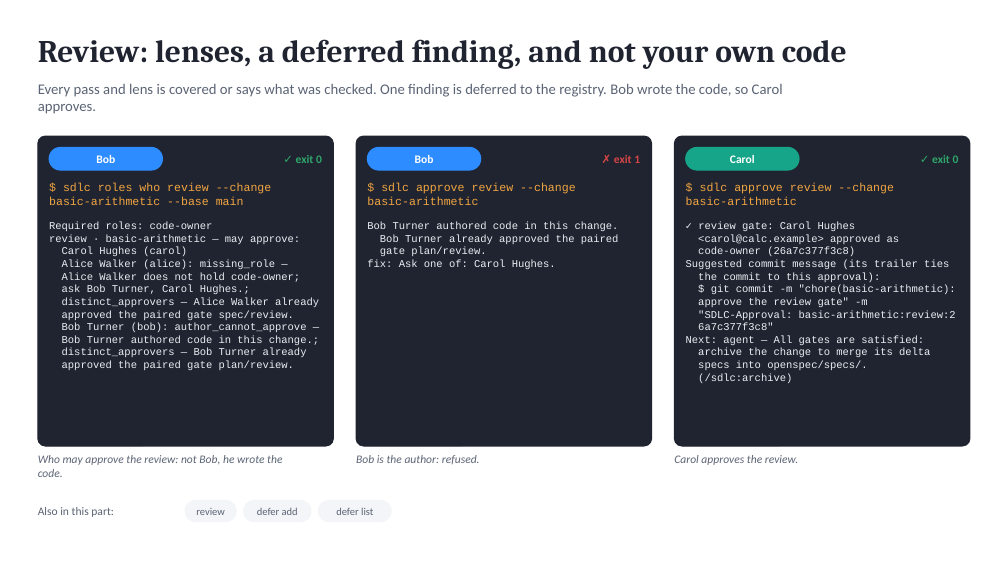
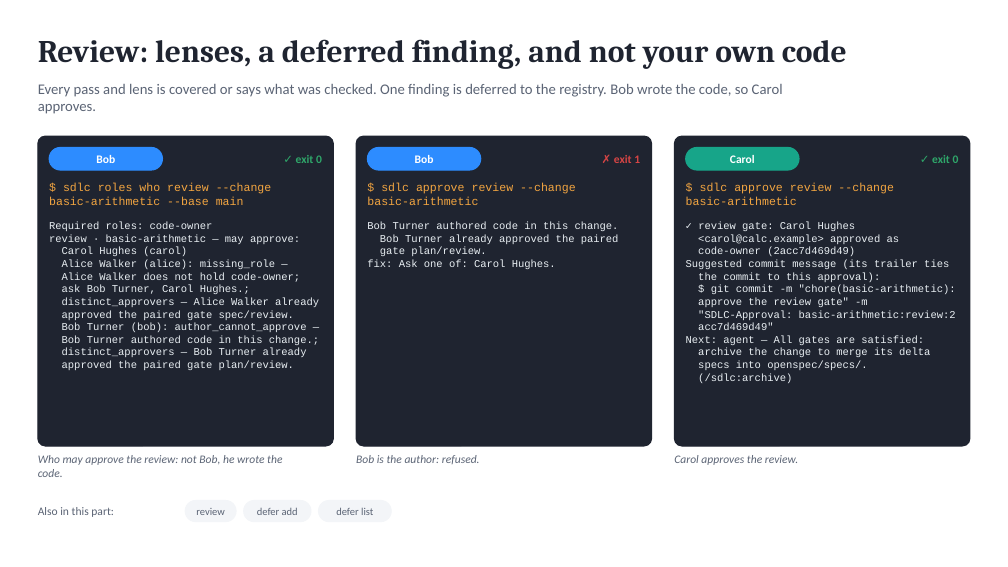
Before and after one commit to marin-ai-tech/sdlc, a slide deck: slide 12 of docs/demo/sdlc-calculator-demo.en.pptx. Drawn at 1008x567 pixels with LibreOffice and Linux fonts; fonts in the diff are those of the drawing. Boxes give left, top, right and bottom in pixels: in the first picture for what was removed or moved away, otherwise in the second. Text is boxed around its words. In the diff, an @@ line names an element or a change of style, - is before the commit and + after.

```diff
--- a/docs/demo/sdlc-calculator-demo.en.pptx
+++ b/docs/demo/sdlc-calculator-demo.en.pptx
@@ text at (698,247,855,256): text changed @@
-code-owner (26a7c377f3c8)
+code-owner (2acc7d469d49)
@@ text at (698,323,773,330): text changed @@
-6a7c377f3c8"
+acc7d469d49"
```
Also in this commit, not shown: 5 other slides changed, 46 other files.
